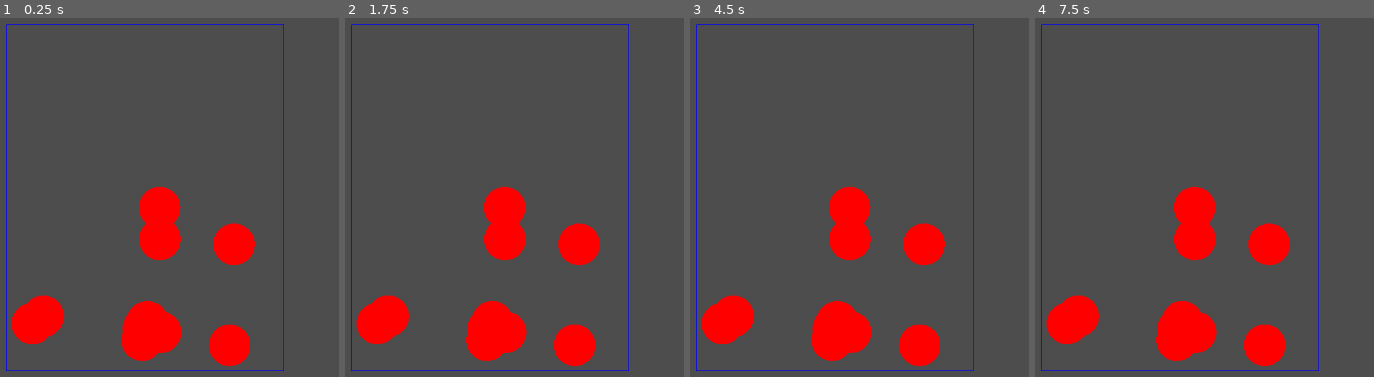
Above: before the commit, frames 1-4 (left to right).
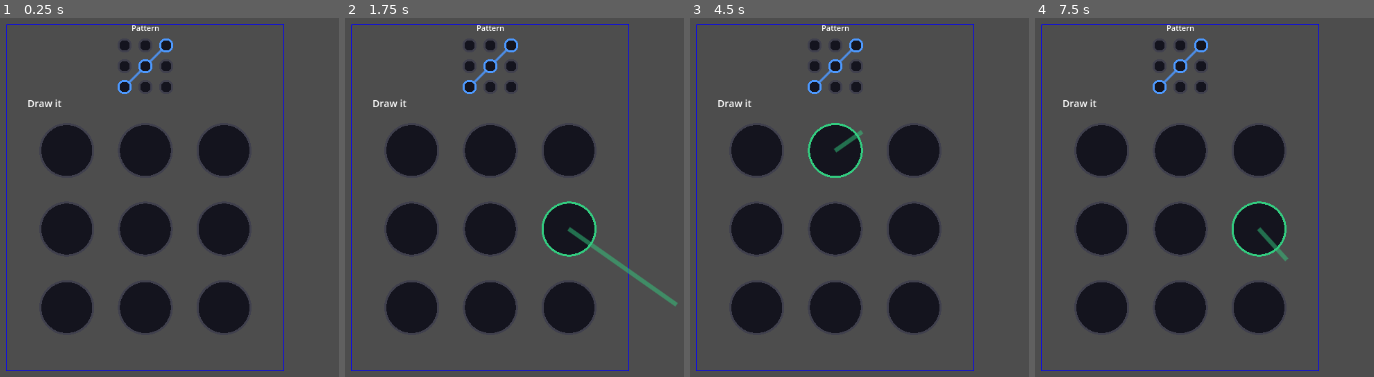
Above: after the commit, the same moments.

Repository: Tryptophan/ludumdare59
Game: Godot game, scene res://phone.tscn
Two runs of this game, one before a commit and one after it. Both use one fixed random seed, a clock stepped at 60 frames per second and the inputs below.
Inputs (mouse positions are in pixels of both pictures, inside the frame that each line leads up to):
- Up to frame 1 (0.25 s): no input
- Up to frame 2 (1.75 s): tap Enter at 0.5 s; move the mouse to (outside the picture) at 0.52 s; click (outside the picture) at 0.67 s; tap Space at 1.25 s; drag from (555, 236) to (677, 305) at 1.27 s
- Up to frame 3 (4.5 s): move the mouse to (outside the picture) at 2.02 s; click (outside the picture) at 2.17 s; tap Enter at 2.75, 4.25 s; drag from (1022, 305) to (822, 147) at 2.77 s; tap Space at 3.5 s; move the mouse to (outside the picture) at 3.52 s; click (outside the picture) at 3.67 s; drag from (822, 147) to (940, 100) at 4.27 s
- Up to frame 4 (7.5 s): move the mouse to (outside the picture) at 5.02 s; click (outside the picture) at 5.17 s; tap Space at 5.75 s; drag from (1285, 100) to (1245, 236) at 5.77 s; move the mouse to (outside the picture) at 6.52 s; click (outside the picture) at 6.67 s; drag from (1245, 236) to (1367, 305) at 7.27 s

The runs differ from the first frame. In frame 1, 21% of the frame differs, in the area x 3-76%, y 1-97%; in frame 2, 22%, in the area x 3-99%, y 1-97%; in frame 3, 22%; in frame 4, 22%.

Commit message:
pattern mini game

Diff:
--- /dev/null
+++ b/pattern.gd
@@ -0,0 +1,179 @@
+extends Node2D
+
+signal finished
+
+# Size of the grid (3 = 3x3, so 9 nodes total)
+const GRID = 3
+const NODE_RADIUS = 18
+const LINE_WIDTH = 5
+
+# Passed in by phone.gd via setup() - defines where and how large to draw
+var phone_position: Vector2
+var phone_size: Vector2
+
+# Each grid has its own origin and cell size so the ref can be displayed smaller
+var cell_size: float
+var ref_cell_size: float
+var ref_origin: Vector2
+var input_origin: Vector2
+
+# The set of nodes the player must visit (order doesn't matter)
+var target_pattern: Array[int] = []
+# The pattern the player is currently drawing
+var current_pattern: Array[int] = []
+var is_dragging := false
+
+
+func setup(pos: Vector2, size: Vector2) -> void:
+	phone_position = pos
+	phone_size = size
+
+	# Reference grid is small and centered at the top
+	var ref_span = min(size.x * 0.4, size.y * 0.18)
+	ref_cell_size = ref_span / GRID
+	var ref_x = pos.x + (size.x - ref_span) / 2.0
+	ref_origin = Vector2(ref_x, pos.y + size.y * 0.03)
+
+	# Input grid fills the remaining height below the reference grid
+	var ref_bottom = ref_origin.y + ref_span + 20.0
+	var remaining = (pos.y + size.y) - ref_bottom - 20.0
+	var input_span = min(size.x * 0.85, remaining)
+	cell_size = input_span / GRID
+	var input_x = pos.x + (size.x - input_span) / 2.0
+	input_origin = Vector2(input_x, ref_bottom)
+
+	_generate_pattern()
+
+
+# Returns true if nodes a and b are neighbors on the grid (including diagonals)
+func _adjacent(a: int, b: int) -> bool:
+	@warning_ignore("integer_division")
+	var ar: int = a / GRID; var ac: int = a % GRID
+	@warning_ignore("integer_division")
+	var br: int = b / GRID; var bc: int = b % GRID
+	return abs(ar - br) <= 1 and abs(ac - bc) <= 1 and a != b
+
+
+# Builds target_pattern as a random walk of adjacent unvisited nodes
+func _generate_pattern() -> void:
+	var length = randi_range(GRID, GRID + 2)
+	target_pattern.clear()
+	var start = randi() % (GRID * GRID)
+	target_pattern.append(start)
+	while target_pattern.size() < length:
+		var last = target_pattern.back()
+		# Collect unvisited neighbors of the current tail node
+		var neighbors: Array[int] = []
+		for n in GRID * GRID:
+			if _adjacent(last, n) and not target_pattern.has(n):
+				neighbors.append(n)
+		# Dead end - accept a shorter pattern rather than backtrack
+		if neighbors.is_empty():
+			break
+		target_pattern.append(neighbors[randi() % neighbors.size()])
+
+
+# Converts a flat node index (0–8) to pixel coords within a grid at `origin`
+func _node_world_pos(index: int, origin: Vector2, cs: float) -> Vector2:
+	var col: int = index % GRID
+	@warning_ignore("integer_division")
+	var row: int = index / GRID
+	return origin + Vector2(col * cs + cs / 2.0, row * cs + cs / 2.0)
+
+
+# Draws one 3x3 grid: connecting lines, node circles, and (optionally) order numbers
+func _draw_grid(origin: Vector2, cs: float, pattern: Array[int], show_numbers: bool, is_ref: bool) -> void:
+	var inactive_fill = Color(0.25, 0.25, 0.3)
+	# Reference grid uses blue; input grid uses green
+	var active_fill = Color(0.3, 0.6, 1.0) if is_ref else Color(0.2, 0.8, 0.5)
+	var line_col = Color(0.3, 0.6, 1.0, 0.85) if is_ref else Color(0.2, 0.8, 0.5, 0.85)
+	var node_r = cs * 0.35 # scale node radius with cell size
+
+	# Draw connecting lines between consecutive pattern nodes
+	for i in range(pattern.size() - 1):
+		draw_line(
+			_node_world_pos(pattern[i], origin, cs),
+			_node_world_pos(pattern[i + 1], origin, cs),
+			line_col, max(2.0, LINE_WIDTH * cs / cell_size), true
+		)
+
+	# Draw each node, then overlay a dark inner circle for a ring appearance
+	for i in GRID * GRID:
+		var p = _node_world_pos(i, origin, cs)
+		var active = i in pattern
+		draw_circle(p, node_r, active_fill if active else inactive_fill)
+		draw_circle(p, node_r - 3.0, Color(0.08, 0.08, 0.12))
+		# Optionally show the step number (1-based) centered on active nodes
+		if active and show_numbers:
+			var order = str(pattern.find(i) + 1)
+			var font = ThemeDB.fallback_font
+			var font_size = int(node_r * 0.9)
+			var text_size = font.get_string_size(order, HORIZONTAL_ALIGNMENT_LEFT, -1, font_size)
+			draw_string(font, p - text_size / 2.0, order, HORIZONTAL_ALIGNMENT_LEFT, -1, font_size, Color.WHITE)
+
+
+func _draw() -> void:
+	draw_rect(Rect2(phone_position, phone_size), Color.BLUE, false)
+
+	var ref_label = "Pattern"
+	var ref_label_size = ThemeDB.fallback_font.get_string_size(ref_label, HORIZONTAL_ALIGNMENT_LEFT, -1, 11)
+	draw_string(ThemeDB.fallback_font, ref_origin + Vector2((ref_cell_size * GRID - ref_label_size.x) / 2.0, -6), ref_label, HORIZONTAL_ALIGNMENT_LEFT, -1, 11, Color.WHITE)
+	draw_string(ThemeDB.fallback_font, input_origin + Vector2(0, -6), "Draw it", HORIZONTAL_ALIGNMENT_LEFT, -1, 14, Color.WHITE)
+
+	_draw_grid(ref_origin, ref_cell_size, target_pattern, false, true)
+	_draw_grid(input_origin, cell_size, current_pattern, false, false)
+
+	# Draw a faint line from the last visited node to the cursor while dragging
+	if is_dragging and not current_pattern.is_empty():
+		draw_line(
+			_node_world_pos(current_pattern.back(), input_origin, cell_size),
+			get_local_mouse_position(),
+			Color(0.2, 0.8, 0.5, 0.5), LINE_WIDTH, true
+		)
+
+
+# Returns the index of the node under `pos`, or -1 if none is close enough
+func _node_at(pos: Vector2, origin: Vector2, cs: float) -> int:
+	for i in GRID * GRID:
+		if pos.distance_to(_node_world_pos(i, origin, cs)) <= cs * 0.35 * 1.6:
+			return i
+	return -1
+
+
+func _input(event: InputEvent) -> void:
+	if event is InputEventMouseButton and event.button_index == MOUSE_BUTTON_LEFT:
+		if event.pressed:
+			# Start a new drag only if the player clicks on a node
+			var node = _node_at(event.position, input_origin, cell_size)
+			if node != -1:
+				is_dragging = true
+				current_pattern.clear()
+				current_pattern.append(node)
+				queue_redraw()
+		else:
+			# Mouse released - evaluate the drawn pattern
+			if is_dragging:
+				is_dragging = false
+				queue_redraw()
+				_check_pattern()
+
+	elif event is InputEventMouseMotion and is_dragging:
+		var node = _node_at(event.position, input_origin, cell_size)
+		# Append the node only if it hasn't been visited yet
+		if node != -1 and not current_pattern.has(node):
+			current_pattern.append(node)
+		queue_redraw()
+
+
+func _check_pattern() -> void:
+	# Order doesn't matter - check that both patterns contain the same set of nodes
+	var target_set = target_pattern.duplicate()
+	var current_set = current_pattern.duplicate()
+	target_set.sort()
+	current_set.sort()
+	if current_set == target_set:
+		finished.emit()
+	else:
+		# Wrong nodes - clear and let the player try again
+		current_pattern.clear()
+		queue_redraw()
--- a/phone.gd
+++ b/phone.gd
@@ -3,8 +3,8 @@
 signal finished
 
 const RADIUS = 30
-# TODO: dots, pattern, password
-const GAMES = ["dots"]
+# TODO: password
+const GAMES = ["dots", "pattern"]
 
 @export var phone_position: Vector2 = Vector2(50, 50)
 @export var phone_size: Vector2 = Vector2(400, 500)
Not shown, added: pattern.gd.uid
